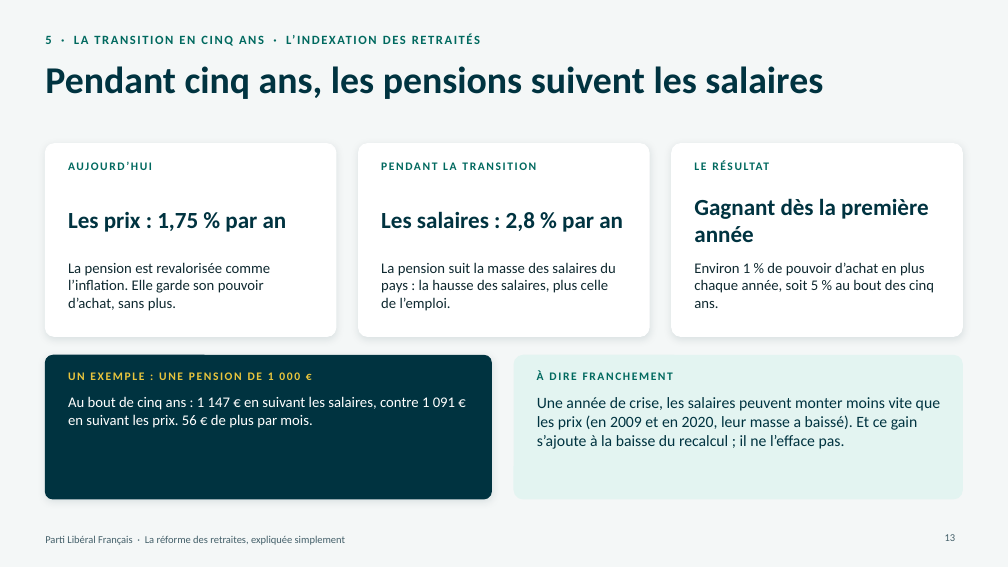
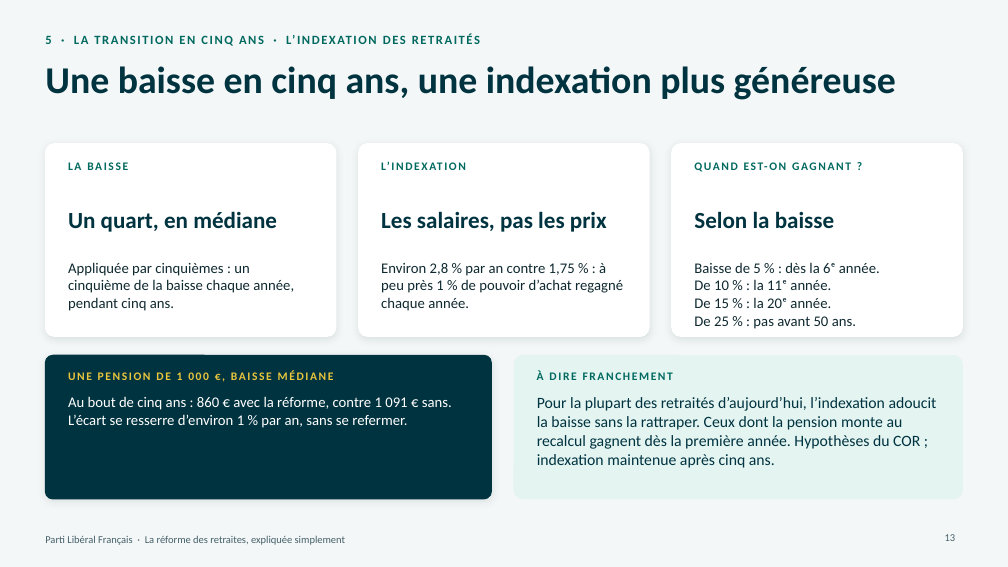
Before and after one commit to g-pliberal/retraitecomptenotionelle, a slide deck: slide 13 of docs/presentation_adherents_17_novembre_2026.pptx. Drawn at 1008x567 pixels with LibreOffice and Linux fonts; fonts in the diff are those of the drawing. Boxes give left, top, right and bottom in pixels: in the first picture for what was removed or moved away, otherwise in the second. Text is boxed around its words. In the diff, an @@ line names an element or a change of style, - is before the commit and + after.

```diff
--- a/docs/presentation_adherents_17_novembre_2026.pptx
+++ b/docs/presentation_adherents_17_novembre_2026.pptx
@@ title at bbox=[45, 66, 896, 100]: text changed @@
-Pendant cinq ans, les pensions suivent les salaires
+Une baisse en cinq ans, une indexation plus généreuse
@@ text at bbox=[68, 162, 128, 170]: text changed @@
-AUJOURD’HUI
+LA BAISSE
@@ text at bbox=[381, 161, 390, 170]: text changed @@
-PENDANT LA TRANSITION
+L’INDEXATION
@@ text at bbox=[695, 159, 940, 180]: text changed @@
-LE RÉSULTAT
+QUAND EST-ON GAGNANT ?
@@ text at bbox=[68, 211, 277, 232]: text changed @@
-Les prix : 1,75 % par an
+Un quart, en médiane
@@ text at bbox=[381, 211, 607, 232]: text changed @@
-Les salaires : 2,8 % par an
+Les salaires, pas les prix
@@ text at bbox=[694, 211, 834, 228]: text changed @@
-Gagnant dès la première année
+Selon la baisse
@@ text at bbox=[68, 262, 294, 311]: text changed @@
-La pension est revalorisée comme l’inflation. Elle garde son pouvoir d’achat, sans plus.
+Appliquée par cinquièmes : un cinquième de la baisse chaque année, pendant cinq ans.
@@ text at bbox=[381, 263, 623, 311]: text changed @@
-La pension suit la masse des salaires du pays : la hausse des salaires, plus celle de l’emploi.
+Environ 2,8 % par an contre 1,75 % : à peu près 1 % de pouvoir d’achat regagné chaque année.
@@ text at bbox=[694, 262, 880, 329]: text changed @@
-Environ 1 % de pouvoir d’achat en plus chaque année, soit 5 % au bout des cinq ans.
+Baisse de 5 % : dès la 6ᵉ année.
+De 10 % : la 11ᵉ année.
+De 15 % : la 20ᵉ année.
+De 25 % : pas avant 50 ans.
@@ text at bbox=[68, 370, 334, 380]: text changed @@
-UN EXEMPLE : UNE PENSION DE 1 000 €
+UNE PENSION DE 1 000 €, BAISSE MÉDIANE
@@ text at bbox=[68, 396, 452, 428]: text changed @@
-Au bout de cinq ans : 1 147 € en suivant les salaires, contre 1 091 € en suivant les prix. 56 € de plus par mois.
+Au bout de cinq ans : 860 € avec la réforme, contre 1 091 € sans. L’écart se resserre d’environ 1 % par an, sans se refermer.
@@ text at bbox=[537, 397, 937, 468]: text changed @@
-Une année de crise, les salaires peuvent monter moins vite que les prix (en 2009 et en 2020, leur masse a baissé). Et ce gain s’ajoute à la baisse du recalcul ; il ne l’efface pas.
+Pour la plupart des retraités d’aujourd’hui, l’indexation adoucit la baisse sans la rattraper. Ceux dont la pension monte au recalcul gagnent dès la première année. Hypothèses du COR ; indexation maintenue après cinq ans.
```
